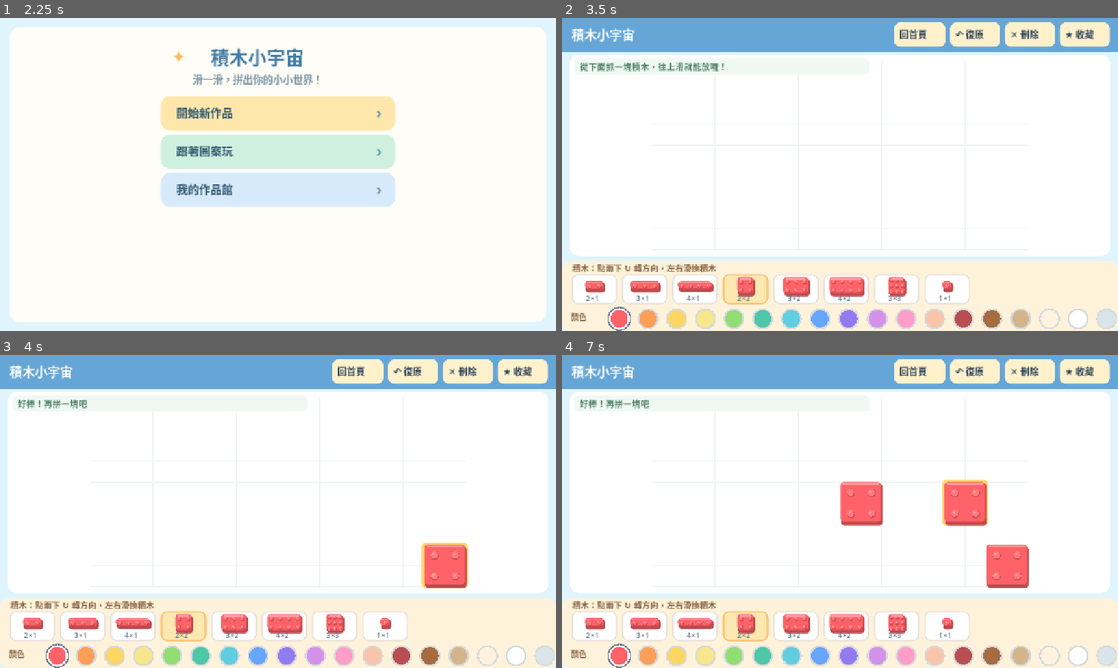
Above: before the commit, frames 1-4 (two rows, left to right).
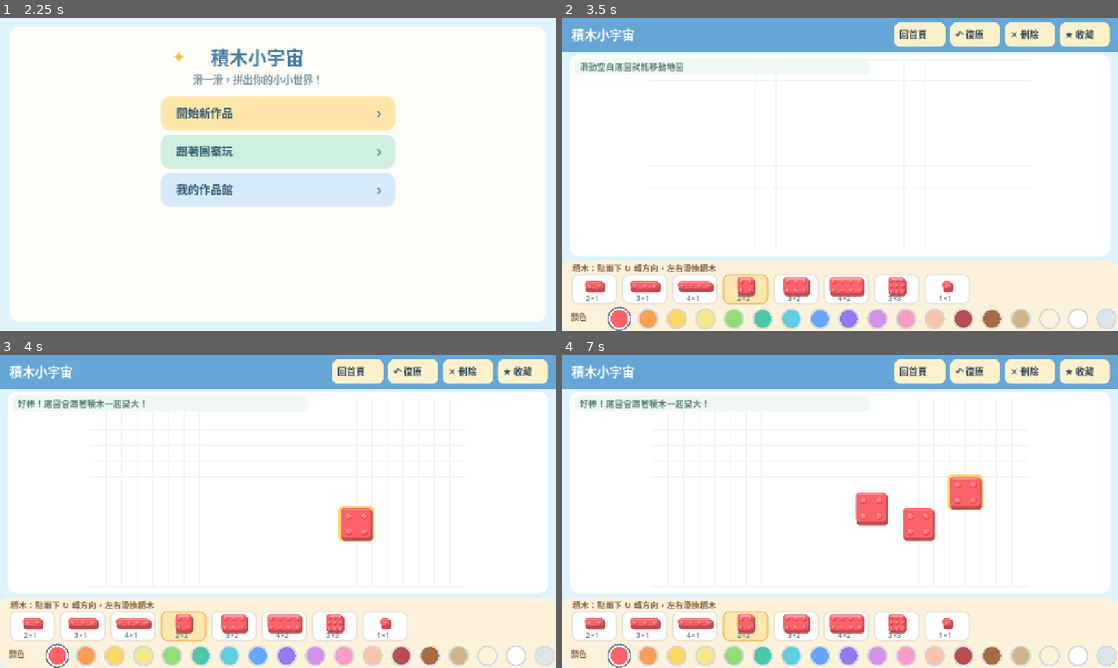
Above: after the commit, the same moments.

Repository: jimmy0933b3-sudo/my-blocks
Game: Godot game, scene res://scenes/Main.tscn
Two runs of this game, one before a commit and one after it. Both use one fixed random seed, a clock stepped at 60 frames per second and the inputs below.
Inputs (mouse positions are in pixels of both pictures, inside the frame that each line leads up to):
- Up to frame 1 (2.25 s): tap Enter at 0.5, 2 s; drag from (278, 174) to (333, 105) at 0.52 s; tap Space at 1.25 s; drag from (166, 190) to (250, 237) at 1.27 s; move the mouse to (333, 105) at 2.02 s; click (333, 105) at 2.17 s
- Up to frame 2 (3.5 s): tap Space at 2.75 s; drag from (812, 237) to (673, 127) at 2.77 s
- Up to frame 3 (4 s): move the mouse to (444, 558) at 3.52 s; click (444, 558) at 3.67 s
- Up to frame 4 (7 s): tap Enter at 4.25 s; drag from (673, 464) to (756, 433) at 4.27 s; move the mouse to (867, 511) at 5.02 s; click (867, 511) at 5.17 s; tap Space at 5.75 s; drag from (756, 433) to (728, 527) at 5.77 s; move the mouse to (962, 495) at 6.52 s; click (962, 495) at 6.67 s

Frame 1 is identical in both runs. In frame 2, 0.5% of the frame differs, in the area x 3-30%, y 14-18%; in frame 3, 2.3%; in frame 4, 3.9%, in the area x 7-84%, y 14-75%.

Commit message:
Make 2D mat expand with bricks, fit/pan automatically and allow empty-space panning

Diff:
--- a/scripts/Main2D.gd
+++ b/scripts/Main2D.gd
@@ -3,6 +3,7 @@
 const Core = preload("res://scripts/Blocks2D.gd")
 const Guides = preload("res://scripts/Guides2D.gd")
 const Store = preload("res://scripts/Save2D.gd")
+const CanvasBounds = preload("res://scripts/CanvasBounds2D.gd")
 
 const TOP_HEIGHT := 78.0
 const PALETTE_HEIGHT := 160.0
@@ -30,6 +31,9 @@
 var board_area: Rect2
 var grid_origin := Vector2.ZERO
 var grid_cell := 40.0
+var canvas_bounds: Rect2i = Rect2i(0,0,Core.COLUMNS,Core.ROWS)
+var focus_cell := Vector2(Core.COLUMNS*0.5,Core.ROWS*0.5)
+var pan_offset := Vector2.ZERO
 var menu_buttons: Array = []
 var toolbar_buttons: Array = []
 var touch_active := false
@@ -74,10 +78,34 @@
 
 func _layout() -> void:
 	board_area = Rect2(Vector2(18,TOP_HEIGHT+6),Vector2(maxf(200.0,size.x-36.0),maxf(120.0,size.y-TOP_HEIGHT-PALETTE_HEIGHT-18.0)))
-	grid_cell = floorf(minf((board_area.size.x-34.0)/Core.COLUMNS,(board_area.size.y-28.0)/Core.ROWS))
-	grid_cell = maxf(12.0,grid_cell)
-	var total := Vector2(Core.COLUMNS,Core.ROWS)*grid_cell
-	grid_origin = board_area.position+(board_area.size-total)*0.5
+	grid_cell = CanvasBounds.fit_cell(board_area.size,canvas_bounds)
+	var world_center := Vector2(canvas_bounds.position)+Vector2(canvas_bounds.size)*0.5
+	var center := world_center if CanvasBounds.fully_visible(board_area.size,canvas_bounds,grid_cell) else focus_cell
+	grid_origin = board_area.get_center()-center*grid_cell+pan_offset
+	# Fully fitted maps stay centered. Large maps pan but maintain a finger-sized cell.
+	var top_left := grid_origin+Vector2(canvas_bounds.position)*grid_cell
+	var extent := Vector2(canvas_bounds.size)*grid_cell
+	var near := board_area.position+Vector2(7,7)
+	var far := board_area.end-Vector2(7,7)
+	if extent.x <= board_area.size.x-14:
+		grid_origin.x += board_area.get_center().x-(top_left.x+extent.x*0.5)
+	else:
+		grid_origin.x += clampf(top_left.x,far.x-extent.x,near.x)-top_left.x
+	if extent.y <= board_area.size.y-14:
+		grid_origin.y += board_area.get_center().y-(top_left.y+extent.y*0.5)
+	else:
+		grid_origin.y += clampf(top_left.y,far.y-extent.y,near.y)-top_left.y
+	pan_offset = grid_origin-(board_area.get_center()-center*grid_cell)
+
+func _refresh_canvas(focus: Vector2 = Vector2(INF,INF)) -> void:
+	var previous := canvas_bounds
+	canvas_bounds = CanvasBounds.bounds_for(pieces)
+	if canvas_bounds != previous:
+		pan_offset = Vector2.ZERO
+		if is_finite(focus.x) and is_finite(focus.y):
+			focus_cell = focus
+	_layout()
+	queue_redraw()
 
 func _font() -> Font:
 	return ThemeDB.fallback_font
@@ -168,12 +196,21 @@
 		_text(actions[i],rect.position+Vector2(12,36),21)
 		toolbar_buttons.append({"rect":rect,"action":ids[i]})
 	_card(board_area,Color("#FFFFFF"),22)
-	for x in range(Core.COLUMNS+1):
-		var x_offset := grid_origin.x+float(x)*grid_cell
-		draw_line(Vector2(x_offset,grid_origin.y),Vector2(x_offset,grid_origin.y+float(Core.ROWS)*grid_cell),Color("#EFF3F4"),1.0)
-	for y in range(Core.ROWS+1):
-		var y_offset := grid_origin.y+float(y)*grid_cell
-		draw_line(Vector2(grid_origin.x,y_offset),Vector2(grid_origin.x+float(Core.COLUMNS)*grid_cell,y_offset),Color("#EFF3F4"),1.0)
+	var map_start := grid_origin+Vector2(canvas_bounds.position)*grid_cell
+	var map_end := map_start+Vector2(canvas_bounds.size)*grid_cell
+	var visible_left := maxf(board_area.position.x+5.0,map_start.x)
+	var visible_right := minf(board_area.end.x-5.0,map_end.x)
+	var visible_top := maxf(board_area.position.y+5.0,map_start.y)
+	var visible_bottom := minf(board_area.end.y-5.0,map_end.y)
+	if visible_left < visible_right and visible_top < visible_bottom:
+		for x in range(canvas_bounds.position.x,canvas_bounds.end.x+1):
+			var px := grid_origin.x+float(x)*grid_cell
+			if px >= visible_left and px <= visible_right:
+				draw_line(Vector2(px,visible_top),Vector2(px,visible_bottom),Color("#EFF3F4"),1.0)
+		for y in range(canvas_bounds.position.y,canvas_bounds.end.y+1):
+			var py := grid_origin.y+float(y)*grid_cell
+			if py >= visible_top and py <= visible_bottom:
+				draw_line(Vector2(visible_left,py),Vector2(visible_right,py),Color("#EFF3F4"),1.0)
 	var message := notice
 	if page == "guide" and guide_step >= guide_parts.size():
 		message = "完成了！太棒了！記得按右上角的「收藏」"
@@ -184,7 +221,8 @@
 		var target_box := _brick_rect(target)
 		_card(target_box,Color("#A6E0AF",0.37),8,Color("#3DA875"))
 	for piece in pieces:
-		_draw_brick(piece,int(piece["id"]) == selected_id)
+		if _brick_rect(piece).intersects(board_area.grow(-5.0)):
+			_draw_brick(piece,int(piece["id"]) == selected_id)
 	if (gesture == "new" or gesture == "existing") and preview_cell.x > -50:
 		var kind := selected_kind
 		var color_index := selected_color
@@ -258,7 +296,7 @@
 			draw_circle(center-Vector2(2,2),radius*0.32,paint.lightened(0.38))
 
 func _on_board(point: Vector2) -> bool:
-	return Rect2(grid_origin,Vector2(Core.COLUMNS,Core.ROWS)*grid_cell).has_point(point)
+	return board_area.grow(-7.0).has_point(point)
 
 func _cell_at(point: Vector2) -> Vector2i:
 	return Vector2i(floori((point.x-grid_origin.x)/grid_cell),floori((point.y-grid_origin.y)/grid_cell))
@@ -308,6 +346,7 @@
 	selected_id = -1
 	history.clear()
 	future.clear()
+	_refresh_canvas()
 
 func _archive_existing() -> void:
 	if not pieces.is_empty():
@@ -330,6 +369,7 @@
 	future.clear()
 	page = "play"
 	notice = "從下面抓一塊積木，往上滑就能放囉！"
+	_refresh_canvas()
 	_schedule_save()
 	queue_redraw()
 
@@ -354,6 +394,7 @@
 	future.clear()
 	_set_next_guide_piece()
 	page = "guide"
+	_refresh_canvas()
 	_schedule_save()
 	queue_redraw()
 
@@ -412,6 +453,7 @@
 		_set_next_guide_piece()
 	selected_id = -1
 	notice = "已經退回上一步"
+	_refresh_canvas()
 	_schedule_save()
 
 func _delete_selected() -> void:
@@ -426,6 +468,7 @@
 	pieces = remaining
 	selected_id = -1
 	notice = "積木收起來了"
+	_refresh_canvas()
 	_schedule_save()
 
 func _save_gallery() -> void:
@@ -465,6 +508,7 @@
 		_set_next_guide_piece()
 		if guide_step >= guide_parts.size():
 			notice = "完成囉！按右上角「收藏」"
+		_refresh_canvas(Core.rect_of(to_place).get_center())
 		_schedule_save()
 	else:
 		var new_piece := Core.make_piece(next_id,selected_kind,selected_color,_cell_centered(point,selected_kind,selected_rotation),selected_rotation)
@@ -475,7 +519,8 @@
 		pieces.append(new_piece)
 		next_id += 1
 		selected_id = int(new_piece["id"])
-		notice = "好棒！再拼一塊吧"
+		notice = "好棒！底圖會跟著積木一起變大！"
+		_refresh_canvas(Core.rect_of(new_piece).get_center())
 		_schedule_save()
 
 func _drop_existing(point: Vector2) -> void:
@@ -502,6 +547,7 @@
 			break
 	selected_id = dragged_id
 	notice = "積木搬好家了"
+	_refresh_canvas(Core.rect_of(moved).get_center())
 	_schedule_save()
 
 func _pick_shape(point: Vector2) -> int:
@@ -548,6 +594,7 @@
 			break
 	selected_id = piece_id
 	notice = "轉好了！點兩下可以再轉回來"
+	_refresh_canvas(Core.rect_of(turned).get_center())
 	_schedule_save()
 
 func _rotate_palette(kind: int) -> void:
@@ -597,6 +644,12 @@
 	var delta := point-last_point
 	pointer_point = point
 	var total := point-start_point
+	if gesture == "blank" and total.length() > TAP_MAX_MOVE:
+		gesture = "pan"
+		last_tap_target = ""
+	if gesture == "pan":
+		pan_offset += delta
+		_layout()
 	if gesture == "shape" and pressed_shape >= 0:
 		if point.y < size.y-PALETTE_HEIGHT-12 and total.y < -24:
 			gesture = "new"
@@ -670,6 +723,8 @@
 			_drop_existing(point)
 	elif old_gesture == "blank" and travel < 25.0:
 		_drop_new(point)
+	elif old_gesture == "pan":
+		notice = "滑動空白底圖就能移動地圖"
 	dragged_id = -1
 	queue_redraw()
 
